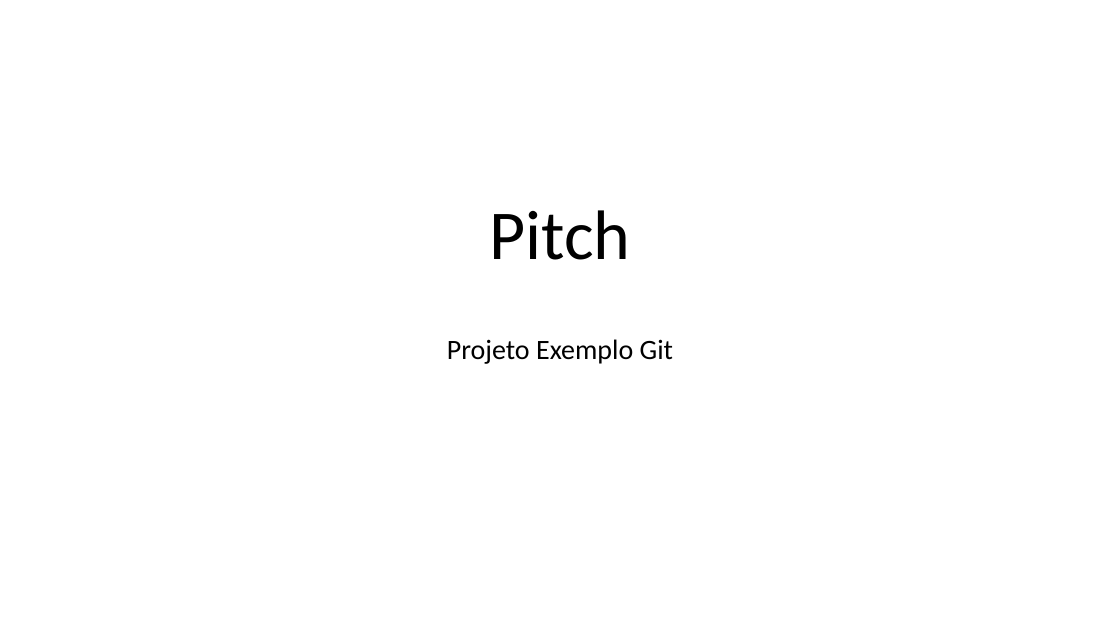
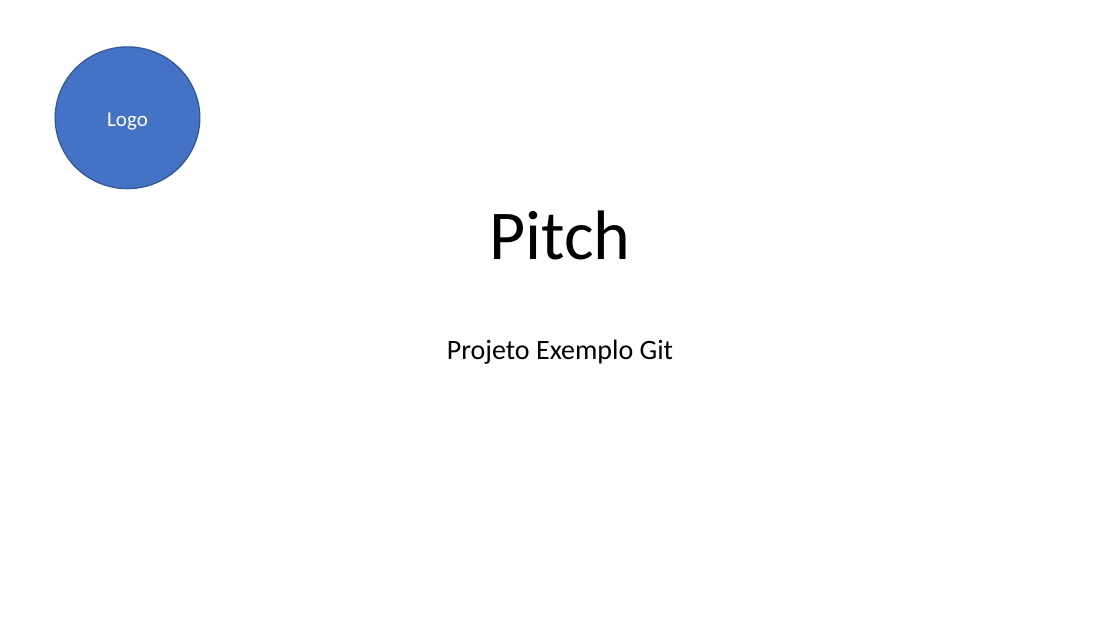
Before and after one commit to marimayumi/3SIT-Challenge2024, a slide deck: slide 1 of PastaDocumentos/Pitch.pptx. Drawn at 1120x630 pixels with LibreOffice and Linux fonts; fonts in the diff are those of the drawing. Boxes give left, top, right and bottom in pixels: in the first picture for what was removed or moved away, otherwise in the second. Text is boxed around its words. In the diff, an @@ line names an element or a change of style, - is before the commit and + after.

Commit message:
Segunda versão do Pitch com logo adicionado

```diff
--- a/PastaDocumentos/Pitch.pptx
+++ b/PastaDocumentos/Pitch.pptx
@@ ellipse added at (x1=55, y1=47, x2=200, y2=189), fill #4472C4, outline #325491 1 pt, 18 pt, text #FFFFFF @@
+Logo
```
